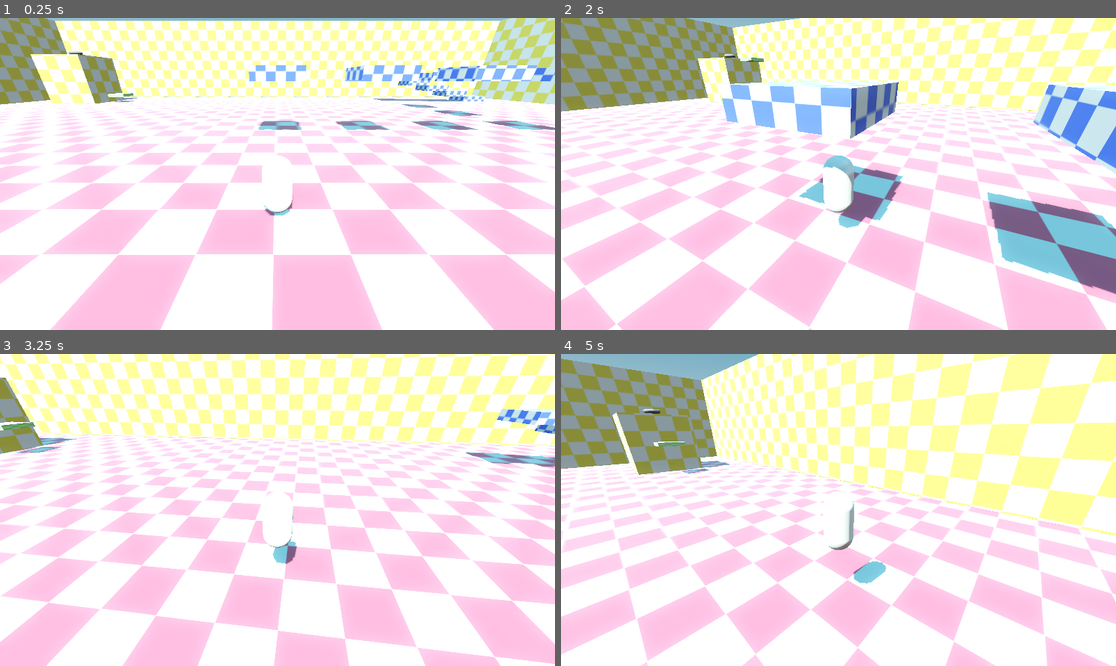
Above: before the commit, frames 1-4 (two rows, left to right).
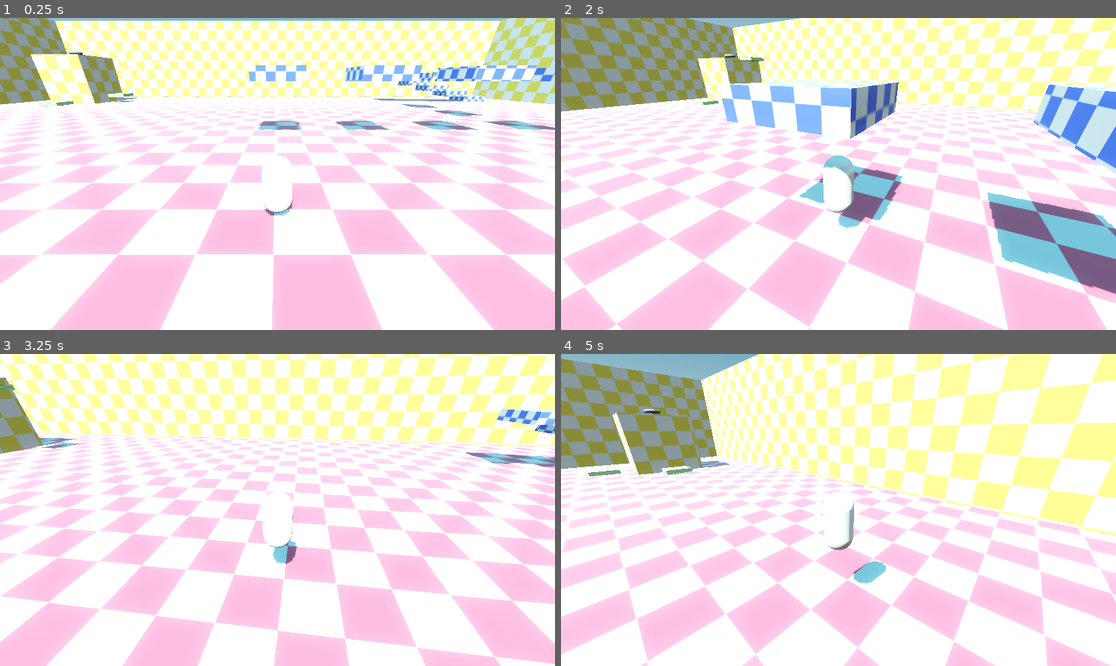
Above: after the commit, the same moments.

Repository: Mettle0/Treasure_Hunter
Game: Godot game, scene res://main.tscn
The game is run twice, just before and just after one commit, with the same random seed, the same clock (stepped at 60 frames per second) and the same inputs.
Inputs (mouse positions are in pixels of both pictures, inside the frame that each line leads up to):
- Up to frame 1 (0.25 s): no input
- Up to frame 2 (2 s): move the mouse to (866, 174) at 0.52 s; press the mouse at (866, 174) at 0.53 s; hold W (forward) from 0.53 s (still down); tap Space (jump) at 0.77, 1.52 s; move the mouse to (810, 174) at 1.27 s; release the mouse at (810, 174) at 1.28 s; click (810, 174) at 1.35 s
- Up to frame 3 (3.25 s): keep holding W (forward); move the mouse to (288, 503) at 2.02 s; press the mouse at (288, 503) at 2.03 s; move the mouse to (271, 516) at 2.77 s; release the mouse at (271, 516) at 2.78 s; click (271, 516) at 2.85 s; tap Space (jump) at 3.02 s
- Up to frame 4 (5 s): keep holding W (forward); move the mouse to (877, 513) at 3.52 s; press the mouse at (877, 513) at 3.53 s; tap Space (jump) at 3.77, 4.52 s; move the mouse to (794, 506) at 4.27 s; release the mouse at (794, 506) at 4.28 s; click (794, 506) at 4.35 s

The runs differ from the first frame. In frame 1, less than 0.1% of the frame differs, in the area x 6-14%, y 26-29%; in frame 2, less than 0.1%; in frame 3, 0.3%; in frame 4, 0.3%, in the area x 4-27%, y 28-40%.

Commit message:
More elevator work
Added 2nd elevator, stalled first elevator's animation to pause at the highest and lowest points, imported red button with animation.

Diff:
--- /dev/null
+++ b/beta_button.gd
@@ -0,0 +1,12 @@
+extends Node3D
+
+
+# Called when the node enters the scene tree for the first time.
+func _ready() -> void:
+	$AnimationPlayer.play("Pressed")
+	pass # Replace with function body.
+
+
+# Called every frame. 'delta' is the elapsed time since the previous frame.
+func _process(delta: float) -> void:
+	pass
--- a/level.tscn
+++ b/level.tscn
@@ -6,6 +6,8 @@
 [ext_resource type="Texture2D" uid="uid://tguh8d76kfd7" path="res://resources/Green Tile.png" id="5_1ainy"]
 [ext_resource type="PackedScene" uid="uid://bcxtstv02oxwd" path="res://location_manager.tscn" id="5_f2txt"]
 [ext_resource type="Script" uid="uid://drgb4gi5qyoup" path="res://moving_platform.gd" id="5_n6hdu"]
+[ext_resource type="PackedScene" uid="uid://ds4t4ph5leiso" path="res://resources/Beta-Button.glb" id="7_n6hdu"]
+[ext_resource type="Script" uid="uid://cv8l5fv2cat86" path="res://resources/beta_button_col.gd" id="8_km5ld"]
 
 [sub_resource type="ProceduralSkyMaterial" id="ProceduralSkyMaterial_5xgho"]
 sky_top_color = Color(0.244459, 0.480406, 0.59416, 1)
@@ -24,7 +26,7 @@
 
 [sub_resource type="Animation" id="Animation_n6hdu"]
 resource_name = "Elevator"
-length = 4.0
+length = 6.0
 loop_mode = 1
 tracks/0/type = "position_3d"
 tracks/0/imported = false
@@ -32,7 +34,7 @@
 tracks/0/path = NodePath("StaticBody3D")
 tracks/0/interp = 1
 tracks/0/loop_wrap = true
-tracks/0/keys = PackedFloat32Array(0, 1, 0, -0.122274, 0, 1.96667, 1, 0, 7.29848, 0, 3.96667, 1, 0, -0.122262, 0)
+tracks/0/keys = PackedFloat32Array(0, 1, 0, -0.122274, 0, 1.96667, 1, 0, 7.29848, 0, 3, 1, 0, 7.29848, 0, 5, 1, 0, -0.122262, 0)
 
 [sub_resource type="Animation" id="Animation_km5ld"]
 length = 0.001
@@ -60,7 +62,8 @@
 
 [node name="Level" type="Node3D"]
 script = ExtResource("1_0b4ue")
-item_count_target = 3
+
+[node name="Beta_Map_001-col" parent="." instance=ExtResource("3_oi3di")]
 
 [node name="WorldEnvironment" type="WorldEnvironment" parent="."]
 environment = SubResource("Environment_vonw3")
@@ -92,8 +95,6 @@
 [node name="L5" type="Node3D" parent="Location Manager"]
 transform = Transform3D(1, 0, 0, 0, 1, 0, 0, 0, 1, 37.0881, 0.435634, 61.745)
 
-[node name="Beta_Map_001-col" parent="." instance=ExtResource("3_oi3di")]
-
 [node name="Moving Platform" type="Node3D" parent="."]
 transform = Transform3D(1, 0, 0, 0, 1, 0, 0, 0, 1, -31.6064, 0, -38.0505)
 script = ExtResource("5_n6hdu")
@@ -115,3 +116,24 @@
 material_override = SubResource("StandardMaterial3D_2orkt")
 mesh = SubResource("BoxMesh_aicyk")
 skeleton = NodePath("../..")
+
+[node name="Button Platform" type="Node3D" parent="."]
+
+[node name="StaticBody3D" type="StaticBody3D" parent="Button Platform"]
+transform = Transform3D(3, 0, 0, 0, 0.5, 0, 0, 0, 3, -37.981, -0.122274, -30.9233)
+
+[node name="CollisionShape3D" type="CollisionShape3D" parent="Button Platform/StaticBody3D"]
+transform = Transform3D(1, 0, 0, 0, 1, 0, 0, 0, 1, 0, 1, 0)
+shape = SubResource("BoxShape3D_8cye3")
+
+[node name="MeshInstance3D" type="MeshInstance3D" parent="Button Platform/StaticBody3D"]
+transform = Transform3D(1, 0, 0, 0, 1, 0, 0, 0, 1, 0, 1, 0)
+material_override = SubResource("StandardMaterial3D_2orkt")
+mesh = SubResource("BoxMesh_aicyk")
+skeleton = NodePath("../..")
+
+[node name="Beta-Button" parent="." instance=ExtResource("7_n6hdu")]
+transform = Transform3D(0.512343, 0, 0, 0, 0.512343, 0, 0, 0, 0.512343, -42.6551, -0.0167341, -6.13437)
+script = ExtResource("8_km5ld")
+
+[editable path="Beta-Button"]
--- /dev/null
+++ b/resources/beta_button_col.gd
@@ -0,0 +1,11 @@
+extends Node3D
+
+# Called when the node enters the scene tree for the first time.
+func _ready() -> void:
+	pass
+
+# Called every frame. 'delta' is the elapsed time since the previous frame.
+func _process(delta: float) -> void:
+	pass
+
+#$AnimationPlayer.play("Pressed")
Not shown, added: beta_button.gd.uid
Not shown: 1 places in level.tscn that only renumber resources
Binary file added: resources/Beta-Button.glb
Not shown, added: resources/Beta-Button.glb.import
Not shown, added: resources/beta_button_col.gd.uid
